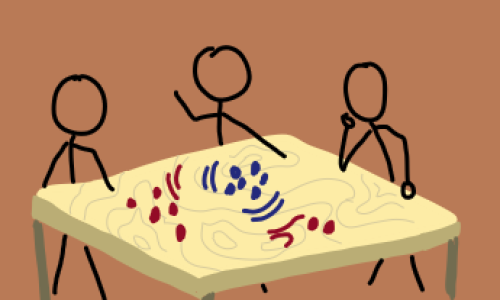
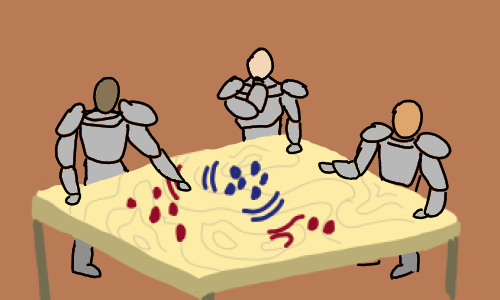
Layered file, before and after one edit (w=500, h=300). Changes by layer:
painted on "people" over [39, 44, 452, 300]
painted on "table" over [39, 44, 452, 300]
